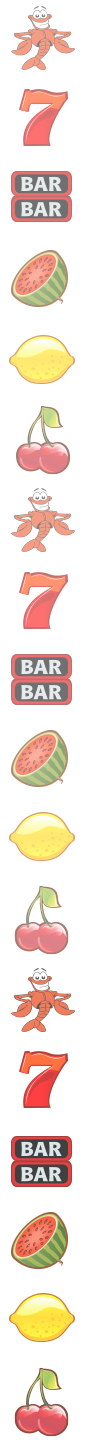
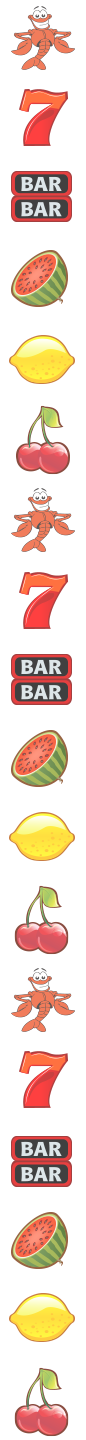
Revision of a layered 86 × 1440 image; what changed, layer by layer:
"Oben": opacity 75% → 100% over 9, 6, 75, 475
"Mitte": opacity 75% → 100% over 9, 488, 75, 955
